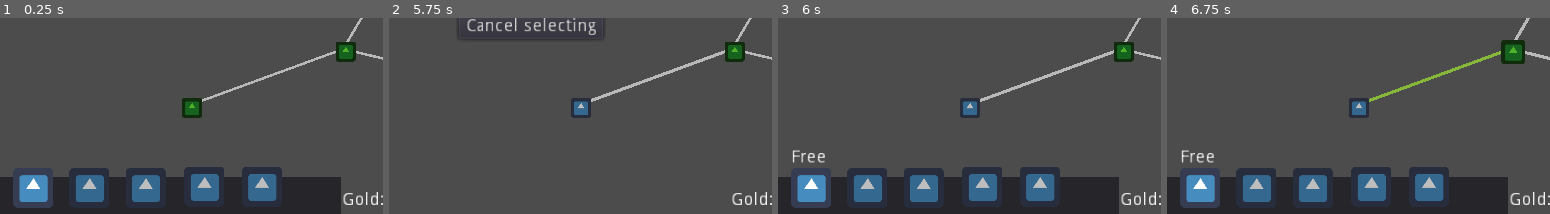
Above: before the commit, frames 1-4 (left to right).
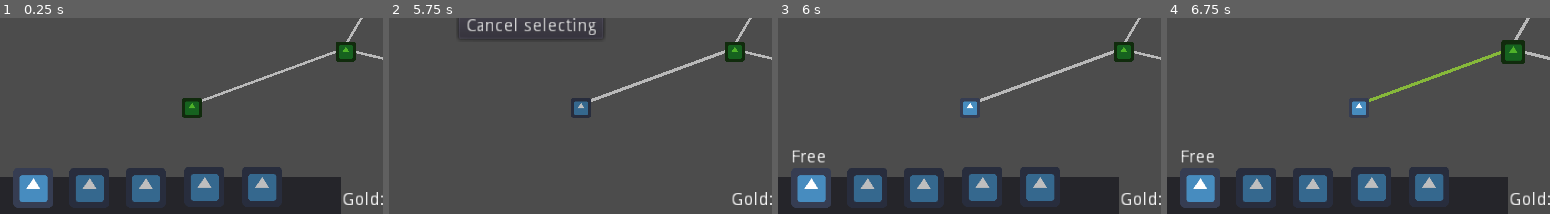
Above: after the commit, the same moments.

Repository: coderaurus/ludumdare-53
Game: Godot game, scene res://scenes/Main.tscn
Two runs of this game, one before a commit and one after it. Both use one fixed random seed, a clock stepped at 60 frames per second and the inputs below. The engine's default icon, where the game draws it, is replaced by a stand-in: a white triangle on a blue panel in a dark square.
Inputs (mouse positions are % of the whole screen's width and height, from its top left):
- Up to frame 1 (0.25 s): no input
- Up to frame 2 (5.75 s): click (38, 93) at 0.52 s; click "OK" at 1.25 s; click (59, 73) at 2.02 s; click "Cancel" at 2.75 s; click (59, 73) at 3.52 s; click (38, 93) at 4.25 s; click "Accept Quest" at 5 s
- Up to frame 3 (6 s): click "Cancel selecting" at 5.75 s
- Up to frame 4 (6.75 s): click (79, 59) at 6.52 s
The pictures show only the part of the screen within x 34-84%, y 50-100%; the shares and areas given below are measured in that part.

Frames 1-2 are identical in both runs. In frame 3, 0.3% of the frame differs, in the area x 48-52%, y 42-50%; in frame 4, 0.3%.
Error before the commit: Invalid get index 'quest_name' (on base: 'Nil'). (res://scripts/ui/Quest_Window.gd:32)
Error after the commit: Invalid get index 'quest_name' (on base: 'Nil'). (res://scripts/ui/Quest_Window.gd:37)

Commit message:
Fix quest from settlement lock and recurring opening of windows Add storing units doing a quest to show them on quest window

Diff:
--- a/scenes/Main.tscn
+++ b/scenes/Main.tscn
@@ -270,9 +270,9 @@
 anchor_left = 0.5
 anchor_right = 0.5
 margin_left = -58.0
-margin_top = 40.0
+margin_top = 45.0
 margin_right = 58.0
-margin_bottom = 60.0
+margin_bottom = 65.0
 text = "GO"
 
 [node name="Settlements" type="Control" parent="UI"]
--- a/scripts/Game.gd
+++ b/scripts/Game.gd
@@ -108,6 +108,9 @@
 func close_routing(completed=true):
 	if completed:
 		routing_unit.quest = routing_quest
+		routing_quest.active = true
+		routing_unit.at.quest = routing_quest
+		routing_unit.at.unit = routing_unit
 		UI.routing = false
 		UI.unit_selector.show()
 		map.disable_roads()
@@ -124,6 +127,8 @@
 
 	company.reward(reputation, rwd)
 	UI.company.update()
+	q.from.quest = null
+	q.queue_free()
 
 func quest_aborted(q: Quest):
 	var reputation = -4
--- a/scripts/Quest.gd
+++ b/scripts/Quest.gd
@@ -34,6 +34,9 @@
 		if used_days > asked_days:
 			rwd *= 0.75
 
+		unit.at = null
+		unit.quest = null
+
 		System.game.quest_complete(self, rwd)
 		return true
 	return false
--- a/scripts/map/Map.gd
+++ b/scripts/map/Map.gd
@@ -54,6 +54,14 @@
 			System.game.UI.disable_settlement(i)
 			break
 
+func enable_settlement(st: Settlement):
+	for i in settlements.get_child_count():
+		var s = settlements.get_child(i)
+
+		if s == st:
+			System.game.UI.enable_settlement(i)
+			break
+
 func settlement_unit_at(u: Unit):
 	for i in settlements.get_child_count():
 		var s = settlements.get_child(i)
--- a/scripts/map/Route Selection.gd
+++ b/scripts/map/Route Selection.gd
@@ -11,6 +11,7 @@
 	var tween = get_tree().create_tween()
 	tween.tween_property(self, "rect_position", Vector2.DOWN * 200, 0.1).as_relative()
 	visible = false
+	System.game.map.enable_settlement(System.game.routing_unit.at)
 	if cancelled:
 		System.game.cancel_routing()
 		$Confirm.visible = false
--- a/scripts/map/Settlement.gd
+++ b/scripts/map/Settlement.gd
@@ -24,7 +24,7 @@
 	print("Entering %s" % settlement_name)
 
 	if quest != null:
-		System.game.UI.open_quest(self, quest)
+		System.game.UI.open_quest(self, quest, unit)
 	elif event != null:
 		System.game.UI.open_settlement(self, event)
 	else:
--- a/scripts/map/Unit.gd
+++ b/scripts/map/Unit.gd
@@ -51,6 +51,7 @@
 	var target
 	var distance
 	if path[0].s_node_a == at:
+		at.visited = true
 		target = path[0].s_node_b
 		distance = (at.position as Vector2).distance_to(target.position)
 		travel_time = distance / speed * 0.7
@@ -62,6 +63,7 @@
 		tween.tween_property(self, "position", target.position, travel_time)
 	# check events after movement
 	yield(tween, "finished")
+	target.visited = true
 	at = target
 	path.pop_at(0)
 	#
--- a/scripts/ui/Event_Window.gd
+++ b/scripts/ui/Event_Window.gd
@@ -9,6 +9,8 @@
 onready var option_a = $"Option A"
 onready var option_b = $"Option B"
 
+var is_open = false
+
 func init(e: Event):
 	event_name = e.event_name
 	banner.texture = e.banner
@@ -18,12 +20,14 @@
 	option_b.text = e.options[1]
 
 func open(st: Settlement, e:Event, unit: Unit = null):
+	if is_open:
+		return
 
 	init(e)
 
 	var tween = get_tree().create_tween()
 	tween.tween_property(self, "rect_position", Vector2.DOWN * 320, 0.1).as_relative()
-
+	is_open = true
 	# connect buttons?
 	# do something here
 
@@ -31,6 +35,7 @@
 func _close():
 	var tween = get_tree().create_tween()
 	tween.tween_property(self, "rect_position", Vector2.UP * 320, 0.1).as_relative()
+	is_open = false
 
 
 func _on_option_a():
--- a/scripts/ui/Quest_Window.gd
+++ b/scripts/ui/Quest_Window.gd
@@ -17,17 +17,22 @@
 var quest
 var unit
 var settlement
+var is_open = false
 
 # Called when the node enters the scene tree for the first time.
 func _ready():
 	pass # Replace with function body.
 
 func open(st: Settlement, q:Quest, u: Unit = null):
+	if is_open:
+		return
+
 	quest = q
 	settlement = st
 
 	if u != null:
 		unit = u
+		select_unit(unit)
 
 	title.text = q.quest_name
 	description.text = q.get_description()
@@ -37,6 +42,7 @@
 
 	var tween = get_tree().create_tween()
 	tween.tween_property(self, "rect_position", Vector2.RIGHT * 400 , 0.1).as_relative()
+	is_open = true
 
 func _close():
 	var tween = get_tree().create_tween()
@@ -48,6 +54,7 @@
 	unit_type = ""
 
 	accept_button.disabled = true
+	is_open = false
 
 	System.game.UI.selecting_quest = false
 	System.game.UI.clear_unit_selector()
@@ -60,7 +67,10 @@
 	unit_stats.text = u.get_stats()
 	unit_type = u.unit_type_names[u.unit_type]
 
-	accept_button.disabled = false
+	if !quest.active:
+		accept_button.disabled = false
+	else:
+		accept_button.disabled = true
 
 
 func _on_accept():
--- a/scripts/ui/Settlement Window.gd
+++ b/scripts/ui/Settlement Window.gd
@@ -12,15 +12,25 @@
 export var to_center = 395
 export var to_side = 195
 
+var is_open = false
+var at_side = false
+
 # Called when the node enters the scene tree for the first time.
 func _ready():
 	pass # Replace with function body.
 
 
 func open(settlement : Settlement, event = null):
+	if is_open:
+		return
+
 	var tween = get_tree().create_tween()
-	tween.tween_property(self, "rect_position", Vector2.LEFT * to_center, 0.1).as_relative()
-
+	if System.game.UI.selecting_quest:
+		tween.tween_property(self, "rect_position", Vector2.LEFT * to_side, 0.1).as_relative()
+		at_side = true
+	else:
+		tween.tween_property(self, "rect_position", Vector2.LEFT * to_center, 0.1).as_relative()
+	is_open = true
 	_set_fields(settlement)
 
 func _set_fields(settlement : Settlement):
@@ -37,4 +47,9 @@
 
 func _close():
 	var tween = get_tree().create_tween()
-	tween.tween_property(self, "rect_position", Vector2.RIGHT * to_center, 0.1).as_relative()
+	if at_side:
+		tween.tween_property(self, "rect_position", Vector2.RIGHT * to_side, 0.1).as_relative()
+		at_side = false
+	else:
+		tween.tween_property(self, "rect_position", Vector2.RIGHT * to_center, 0.1).as_relative()
+	is_open = false
--- a/scripts/ui/UIManager.gd
+++ b/scripts/ui/UIManager.gd
@@ -60,8 +60,8 @@
 	quest_window.select_unit(unit)
 
 
-func open_quest(st: Settlement, quest: Quest):
-	quest_window.open(st, quest)
+func open_quest(st: Settlement, quest: Quest, u: Unit = null):
+	quest_window.open(st, quest, u)
 	selecting_quest = true
 	unit_selector.check_units()
 
